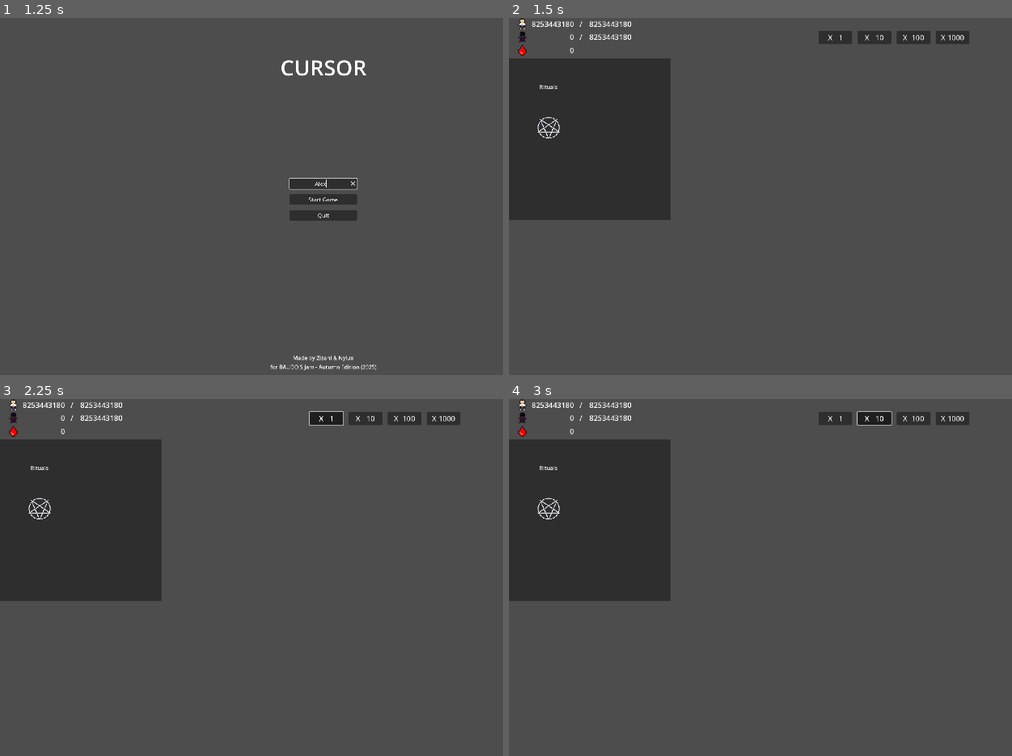
Above: before the commit, frames 1-4 (two rows, left to right).
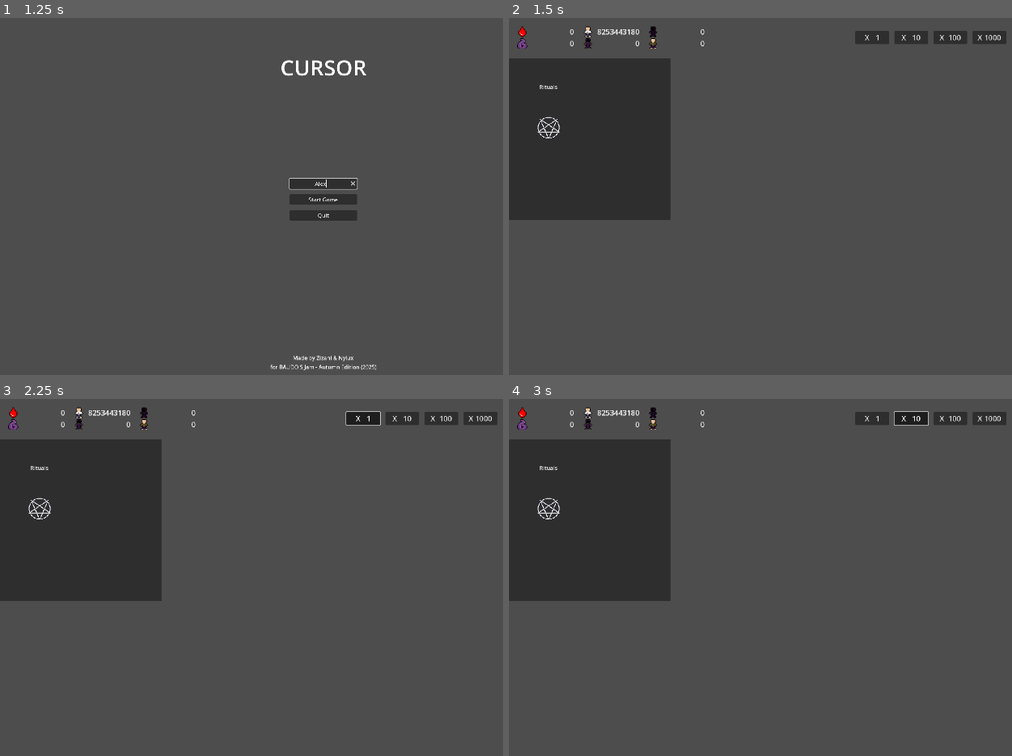
Above: after the commit, the same moments.

Repository: Nylux/CursedClicker
Game: Godot game, scene res://Scenes/main_menu.tscn
The game is run twice, just before and just after one commit, with the same random seed, the same clock (stepped at 60 frames per second) and the same inputs. The engine's default icon, where the game draws it, is replaced by a stand-in: a white triangle on a blue panel in a dark square.
Inputs (mouse positions are in pixels of both pictures, inside the frame that each line leads up to):
- Up to frame 1 (1.25 s): click (321, 182) at 0.52 s; type "Alex" at 0.6 s
- Up to frame 2 (1.5 s): click "Start Game" at 1.25 s
- Up to frame 3 (2.25 s): click "X 1" at 2 s
- Up to frame 4 (3 s): click "X 10" at 2.75 s

Frame 1 is identical in both runs. In frame 2, 1.3% of the frame differs, in the area x 1-99%, y 0-11%; in frame 3, 1.4%; in frame 4, 1.4%.

Commit message:
[Minor] adding resources and finishing UI

Diff:
--- a/Scenes/game.tscn
+++ b/Scenes/game.tscn
@@ -1,19 +1,22 @@
-[gd_scene load_steps=15 format=3 uid="uid://cb5d6acvbq4m6"]
+[gd_scene load_steps=18 format=3 uid="uid://cb5d6acvbq4m6"]
 
 [ext_resource type="Script" uid="uid://dwc2k1lnyrvcu" path="res://Scripts/game_manager.gd" id="1_ebmjs"]
 [ext_resource type="ButtonGroup" uid="uid://dukkw3iib560h" path="res://button_group_click_modifier.tres" id="2_qxrlw"]
 [ext_resource type="Texture2D" uid="uid://c7ytfwrhc4guj" path="res://Assets/human.png" id="3_wrm1d"]
 [ext_resource type="Texture2D" uid="uid://e20w28swmmpv" path="res://Assets/cultist.png" id="4_3dryh"]
+[ext_resource type="Texture2D" uid="uid://dp2quv6prydwt" path="res://Assets/malediction.png" id="5_nb51f"]
+[ext_resource type="Texture2D" uid="uid://cstvgkvy5qax2" path="res://Assets/zealot.png" id="5_nnt18"]
 [ext_resource type="Texture2D" uid="uid://b7feg4nnncxkf" path="res://Assets/blood.png" id="5_rfjv2"]
 [ext_resource type="PackedScene" uid="uid://d1se5bk828m00" path="res://Scenes/template_ui.tscn" id="5_wowpa"]
 [ext_resource type="SpriteFrames" uid="uid://i2c05e63otl8" path="res://pentagram_animation.tres" id="6_i6g32"]
 [ext_resource type="Script" uid="uid://dfgstesvf663q" path="res://Scripts/rituals_handler.gd" id="7_1l0tm"]
+[ext_resource type="Texture2D" uid="uid://j03r7sj7utxy" path="res://Assets/infiltrator.png" id="7_ewbju"]
 [ext_resource type="SpriteFrames" uid="uid://c5rxorjum05hs" path="res://altar_animation.tres" id="7_rku1e"]
 [ext_resource type="Script" uid="uid://bjwtahrmhgmwv" path="res://Scripts/progression_handler.gd" id="8_v158k"]
 [ext_resource type="Script" uid="uid://duoc0467vgjk7" path="res://Scripts/cultist_handler.gd" id="9_h4fw4"]
 [ext_resource type="Script" uid="uid://dsho78fxdotph" path="res://Scripts/click_handler.gd" id="10_ldgsr"]
 [ext_resource type="Script" uid="uid://d3d1bjiaxakg6" path="res://Scripts/altar_handler.gd" id="11_o5yvi"]
-[ext_resource type="Script" uid="uid://c3j8me4ca03bb" path="res://Scripts/blood_handler.gd" id="14_1phco"]
+[ext_resource type="Script" uid="uid://c3j8me4ca03bb" path="res://Scripts/resources_handler.gd" id="14_1phco"]
 
 [node name="Game" type="Node2D"]
 script = ExtResource("1_ebmjs")
@@ -37,89 +40,122 @@
 layout_mode = 2
 theme_override_constants/margin_left = 32
 
-[node name="VBoxContainer" type="VBoxContainer" parent="CanvasLayer/VBoxContainer/HBoxContainer/MarginContainer"]
+[node name="ResourceContainer" type="GridContainer" parent="CanvasLayer/VBoxContainer/HBoxContainer/MarginContainer"]
 layout_mode = 2
 size_flags_horizontal = 4
 size_flags_vertical = 4
-theme_override_constants/separation = 8
-
-[node name="HBoxPopulation" type="HBoxContainer" parent="CanvasLayer/VBoxContainer/HBoxContainer/MarginContainer/VBoxContainer"]
-layout_mode = 2
-theme_override_constants/separation = 16
-
-[node name="AspectRatioContainer" type="AspectRatioContainer" parent="CanvasLayer/VBoxContainer/HBoxContainer/MarginContainer/VBoxContainer/HBoxPopulation"]
-layout_mode = 2
-stretch_mode = 1
-
-[node name="TextureRect" type="TextureRect" parent="CanvasLayer/VBoxContainer/HBoxContainer/MarginContainer/VBoxContainer/HBoxPopulation/AspectRatioContainer"]
+theme_override_constants/h_separation = 32
+theme_override_constants/v_separation = 4
+columns = 3
+
+[node name="HBoxBlood" type="HBoxContainer" parent="CanvasLayer/VBoxContainer/HBoxContainer/MarginContainer/ResourceContainer"]
+layout_mode = 2
+theme_override_constants/separation = 16
+
+[node name="AspectRatioContainer" type="AspectRatioContainer" parent="CanvasLayer/VBoxContainer/HBoxContainer/MarginContainer/ResourceContainer/HBoxBlood"]
+layout_mode = 2
+stretch_mode = 1
+
+[node name="TextureRect" type="TextureRect" parent="CanvasLayer/VBoxContainer/HBoxContainer/MarginContainer/ResourceContainer/HBoxBlood/AspectRatioContainer"]
+layout_mode = 2
+texture = ExtResource("5_rfjv2")
+
+[node name="BloodLabel" type="Label" parent="CanvasLayer/VBoxContainer/HBoxContainer/MarginContainer/ResourceContainer/HBoxBlood"]
+custom_minimum_size = Vector2(130, 0)
+layout_mode = 2
+theme_override_font_sizes/font_size = 22
+text = "Lorem Ipsum"
+horizontal_alignment = 2
+
+[node name="HBoxPopulation" type="HBoxContainer" parent="CanvasLayer/VBoxContainer/HBoxContainer/MarginContainer/ResourceContainer"]
+layout_mode = 2
+theme_override_constants/separation = 16
+
+[node name="AspectRatioContainer" type="AspectRatioContainer" parent="CanvasLayer/VBoxContainer/HBoxContainer/MarginContainer/ResourceContainer/HBoxPopulation"]
+layout_mode = 2
+stretch_mode = 1
+
+[node name="TextureRect" type="TextureRect" parent="CanvasLayer/VBoxContainer/HBoxContainer/MarginContainer/ResourceContainer/HBoxPopulation/AspectRatioContainer"]
 layout_mode = 2
 texture = ExtResource("3_wrm1d")
 
-[node name="CurrentPopulationLabel" type="Label" parent="CanvasLayer/VBoxContainer/HBoxContainer/MarginContainer/VBoxContainer/HBoxPopulation"]
-custom_minimum_size = Vector2(130, 0)
-layout_mode = 2
-theme_override_font_sizes/font_size = 22
-text = "Lorem Ipsum"
-horizontal_alignment = 2
-
-[node name="SepLabel" type="Label" parent="CanvasLayer/VBoxContainer/HBoxContainer/MarginContainer/VBoxContainer/HBoxPopulation"]
-layout_mode = 2
-theme_override_font_sizes/font_size = 22
-text = "/"
-horizontal_alignment = 2
-
-[node name="MaxPopulationLabel" type="Label" parent="CanvasLayer/VBoxContainer/HBoxContainer/MarginContainer/VBoxContainer/HBoxPopulation"]
-custom_minimum_size = Vector2(130, 0)
-layout_mode = 2
-theme_override_font_sizes/font_size = 22
-text = "Lorem Ipsum"
-horizontal_alignment = 2
-
-[node name="HBoxCultist" type="HBoxContainer" parent="CanvasLayer/VBoxContainer/HBoxContainer/MarginContainer/VBoxContainer"]
-layout_mode = 2
-theme_override_constants/separation = 16
-
-[node name="AspectRatioContainer" type="AspectRatioContainer" parent="CanvasLayer/VBoxContainer/HBoxContainer/MarginContainer/VBoxContainer/HBoxCultist"]
-layout_mode = 2
-stretch_mode = 1
-
-[node name="TextureRect" type="TextureRect" parent="CanvasLayer/VBoxContainer/HBoxContainer/MarginContainer/VBoxContainer/HBoxCultist/AspectRatioContainer"]
+[node name="PopulationLabel" type="Label" parent="CanvasLayer/VBoxContainer/HBoxContainer/MarginContainer/ResourceContainer/HBoxPopulation"]
+custom_minimum_size = Vector2(130, 0)
+layout_mode = 2
+theme_override_font_sizes/font_size = 22
+text = "Lorem Ipsum"
+horizontal_alignment = 2
+
+[node name="HBoxZealot" type="HBoxContainer" parent="CanvasLayer/VBoxContainer/HBoxContainer/MarginContainer/ResourceContainer"]
+layout_mode = 2
+theme_override_constants/separation = 16
+
+[node name="AspectRatioContainer" type="AspectRatioContainer" parent="CanvasLayer/VBoxContainer/HBoxContainer/MarginContainer/ResourceContainer/HBoxZealot"]
+layout_mode = 2
+stretch_mode = 1
+
+[node name="TextureRect" type="TextureRect" parent="CanvasLayer/VBoxContainer/HBoxContainer/MarginContainer/ResourceContainer/HBoxZealot/AspectRatioContainer"]
+layout_mode = 2
+texture = ExtResource("5_nnt18")
+
+[node name="ZealotLabel" type="Label" parent="CanvasLayer/VBoxContainer/HBoxContainer/MarginContainer/ResourceContainer/HBoxZealot"]
+custom_minimum_size = Vector2(130, 0)
+layout_mode = 2
+theme_override_font_sizes/font_size = 22
+text = "Lorem Ipsum"
+horizontal_alignment = 2
+
+[node name="HBoxCorruption" type="HBoxContainer" parent="CanvasLayer/VBoxContainer/HBoxContainer/MarginContainer/ResourceContainer"]
+layout_mode = 2
+theme_override_constants/separation = 16
+
+[node name="AspectRatioContainer" type="AspectRatioContainer" parent="CanvasLayer/VBoxContainer/HBoxContainer/MarginContainer/ResourceContainer/HBoxCorruption"]
+layout_mode = 2
+stretch_mode = 1
+
+[node name="TextureRect" type="TextureRect" parent="CanvasLayer/VBoxContainer/HBoxContainer/MarginContainer/ResourceContainer/HBoxCorruption/AspectRatioContainer"]
+layout_mode = 2
+texture = ExtResource("5_nb51f")
+
+[node name="CorruptionLabel" type="Label" parent="CanvasLayer/VBoxContainer/HBoxContainer/MarginContainer/ResourceContainer/HBoxCorruption"]
+custom_minimum_size = Vector2(130, 0)
+layout_mode = 2
+theme_override_font_sizes/font_size = 22
+text = "Lorem Ipsum"
+horizontal_alignment = 2
+
+[node name="HBoxCultist" type="HBoxContainer" parent="CanvasLayer/VBoxContainer/HBoxContainer/MarginContainer/ResourceContainer"]
+layout_mode = 2
+theme_override_constants/separation = 16
+
+[node name="AspectRatioContainer" type="AspectRatioContainer" parent="CanvasLayer/VBoxContainer/HBoxContainer/MarginContainer/ResourceContainer/HBoxCultist"]
+layout_mode = 2
+stretch_mode = 1
+
+[node name="TextureRect" type="TextureRect" parent="CanvasLayer/VBoxContainer/HBoxContainer/MarginContainer/ResourceContainer/HBoxCultist/AspectRatioContainer"]
 layout_mode = 2
 texture = ExtResource("4_3dryh")
 
-[node name="CurrentCultistLabel" type="Label" parent="CanvasLayer/VBoxContainer/HBoxContainer/MarginContainer/VBoxContainer/HBoxCultist"]
-custom_minimum_size = Vector2(130, 0)
-layout_mode = 2
-theme_override_font_sizes/font_size = 22
-text = "Lorem Ipsum"
-horizontal_alignment = 2
-
-[node name="SepLabel" type="Label" parent="CanvasLayer/VBoxContainer/HBoxContainer/MarginContainer/VBoxContainer/HBoxCultist"]
-layout_mode = 2
-theme_override_font_sizes/font_size = 22
-text = "/"
-horizontal_alignment = 2
-
-[node name="MaxCultistLabel" type="Label" parent="CanvasLayer/VBoxContainer/HBoxContainer/MarginContainer/VBoxContainer/HBoxCultist"]
-custom_minimum_size = Vector2(130, 0)
-layout_mode = 2
-theme_override_font_sizes/font_size = 22
-text = "Lorem Ipsum"
-horizontal_alignment = 2
-
-[node name="HBoxBlood" type="HBoxContainer" parent="CanvasLayer/VBoxContainer/HBoxContainer/MarginContainer/VBoxContainer"]
-layout_mode = 2
-theme_override_constants/separation = 16
-
-[node name="AspectRatioContainer" type="AspectRatioContainer" parent="CanvasLayer/VBoxContainer/HBoxContainer/MarginContainer/VBoxContainer/HBoxBlood"]
-layout_mode = 2
-stretch_mode = 1
-
-[node name="TextureRect" type="TextureRect" parent="CanvasLayer/VBoxContainer/HBoxContainer/MarginContainer/VBoxContainer/HBoxBlood/AspectRatioContainer"]
-layout_mode = 2
-texture = ExtResource("5_rfjv2")
-
-[node name="CurrentBloodLabel" type="Label" parent="CanvasLayer/VBoxContainer/HBoxContainer/MarginContainer/VBoxContainer/HBoxBlood"]
+[node name="CultistLabel" type="Label" parent="CanvasLayer/VBoxContainer/HBoxContainer/MarginContainer/ResourceContainer/HBoxCultist"]
+custom_minimum_size = Vector2(130, 0)
+layout_mode = 2
+theme_override_font_sizes/font_size = 22
+text = "Lorem Ipsum"
+horizontal_alignment = 2
+
+[node name="HBoxInfiltrator" type="HBoxContainer" parent="CanvasLayer/VBoxContainer/HBoxContainer/MarginContainer/ResourceContainer"]
+layout_mode = 2
+theme_override_constants/separation = 16
+
+[node name="AspectRatioContainer" type="AspectRatioContainer" parent="CanvasLayer/VBoxContainer/HBoxContainer/MarginContainer/ResourceContainer/HBoxInfiltrator"]
+layout_mode = 2
+stretch_mode = 1
+
+[node name="TextureRect" type="TextureRect" parent="CanvasLayer/VBoxContainer/HBoxContainer/MarginContainer/ResourceContainer/HBoxInfiltrator/AspectRatioContainer"]
+layout_mode = 2
+texture = ExtResource("7_ewbju")
+
+[node name="InfiltratorLabel" type="Label" parent="CanvasLayer/VBoxContainer/HBoxContainer/MarginContainer/ResourceContainer/HBoxInfiltrator"]
 custom_minimum_size = Vector2(130, 0)
 layout_mode = 2
 theme_override_font_sizes/font_size = 22
@@ -275,7 +311,7 @@
 [node name="CultistHandler" type="Node" parent="."]
 script = ExtResource("9_h4fw4")
 
-[node name="BloodHandler" type="Node" parent="."]
+[node name="ResourcesHandler" type="Node" parent="."]
 script = ExtResource("14_1phco")
 
 [node name="ClickHandler" type="Node" parent="."]
--- a/Scripts/blood_handler.gd
+++ /dev/null
@@ -1,25 +0,0 @@
-extends Node
-
-class_name BloodHandler
-
-@onready var statistics_container: VBoxContainer = $/root/Game/CanvasLayer/VBoxContainer/HBoxContainer/MarginContainer/VBoxContainer
-
-var current_blood: int
-
-func _ready() -> void:
-
-	# handles new cultist created
-	EventBus.blood_created.connect(_on_blood_created)
-
-	# ui setup
-	current_blood = 0
-	update_ui()
-
-func _on_blood_created(value: int):
-	# update ui
-	current_blood += value
-	update_ui()
-
-func update_ui() -> void:
-	var current_blood_label: Label = statistics_container.get_node("HBoxBlood/CurrentBloodLabel")
-	current_blood_label.text ="%s" %  current_blood
--- a/Scripts/cultist_handler.gd
+++ b/Scripts/cultist_handler.gd
@@ -1,10 +1,12 @@
 extends Node
 
-@onready var statistics_container: VBoxContainer = $/root/Game/CanvasLayer/VBoxContainer/HBoxContainer/MarginContainer/VBoxContainer
+@onready var statistics_container: GridContainer = $/root/Game/CanvasLayer/VBoxContainer/HBoxContainer/MarginContainer/ResourceContainer
 
 var max_population: int = 8_253_443_180
 var current_population: int
 var current_cultist: int
+var current_zealot: int
+var current_infiltrator: int
 
 func _ready() -> void:
 	# handles new cultist created
@@ -14,6 +16,8 @@
 	# ui setup
 	current_population = max_population
 	current_cultist = 0
+	current_zealot = 0
+	current_infiltrator = 0
 	update_ui()
 
 func _on_cultist_created(amount: int):
@@ -25,16 +29,15 @@
 func _on_cultist_sacrificied(amount: int):
 	var sacrificied_amout: int = min(amount, current_cultist)
 	current_cultist -= sacrificied_amout
-	max_population -= sacrificied_amout
 	EventBus.blood_created.emit(sacrificied_amout)
 	update_ui()
 
 func update_ui() -> void:
-	var current_population_label: Label = statistics_container.get_node("HBoxPopulation/CurrentPopulationLabel")
-	current_population_label.text ="%s" %  current_population
-	var current_cultist_label: Label = statistics_container.get_node("HBoxCultist/CurrentCultistLabel")
-	current_cultist_label.text = "%s" % current_cultist
-	var max_population_label: Label = statistics_container.get_node("HBoxPopulation/MaxPopulationLabel")
-	max_population_label.text ="%s" %  max_population
-	var max_cultist_label: Label = statistics_container.get_node("HBoxCultist/MaxCultistLabel")
-	max_cultist_label.text = "%s" % max_population
+	var population_label: Label = statistics_container.get_node("HBoxPopulation/PopulationLabel")
+	population_label.text ="%s" %  current_population
+	var cultist_label: Label = statistics_container.get_node("HBoxCultist/CultistLabel")
+	cultist_label.text = "%s" % current_cultist
+	var zealot_label: Label = statistics_container.get_node("HBoxZealot/ZealotLabel")
+	zealot_label.text = "%s" % current_zealot
+	var infiltrator_label: Label = statistics_container.get_node("HBoxInfiltrator/InfiltratorLabel")
+	infiltrator_label.text = "%s" % current_infiltrator
--- a/Scripts/event_bus.gd
+++ b/Scripts/event_bus.gd
@@ -13,3 +13,5 @@
 
 # generated blood
 signal blood_created(amount)
+
+signal corruption_created(amount)
--- /dev/null
+++ b/Scripts/resources_handler.gd
@@ -0,0 +1,33 @@
+extends Node
+
+class_name BloodHandler
+
+@onready var statistics_container: GridContainer = $/root/Game/CanvasLayer/VBoxContainer/HBoxContainer/MarginContainer/ResourceContainer
+
+var current_blood: int
+var current_coruption: int
+
+func _ready() -> void:
+
+	EventBus.blood_created.connect(_on_blood_created)
+	EventBus.corruption_created.connect(_on_corruption_created)
+
+	# ui setup
+	current_blood = 0
+	update_ui()
+
+func _on_blood_created(value: int):
+	# update ui
+	current_blood += value
+	update_ui()
+
+func _on_corruption_created(value: int):
+	# update ui
+	current_blood += value
+	update_ui()
+
+func update_ui() -> void:
+	var current_blood_label: Label = statistics_container.get_node("HBoxBlood/BloodLabel")
+	current_blood_label.text ="%s" %  current_blood
+	var current_corruption_label: Label = statistics_container.get_node("HBoxCorruption/CorruptionLabel")
+	current_corruption_label.text ="%s" %  current_coruption
Binary file changed: Assets/human.aseprite
Binary file added: Assets/infiltrator.png
Not shown, added: Assets/infiltrator.png.import
Binary file added: Assets/malediction.aseprite
Binary file added: Assets/malediction.png
Not shown, added: Assets/malediction.png.import
Binary file added: Assets/zealot.png
Not shown, added: Assets/zealot.png.import
Renamed: Scripts/blood_handler.gd.uid -> Scripts/resources_handler.gd.uid
